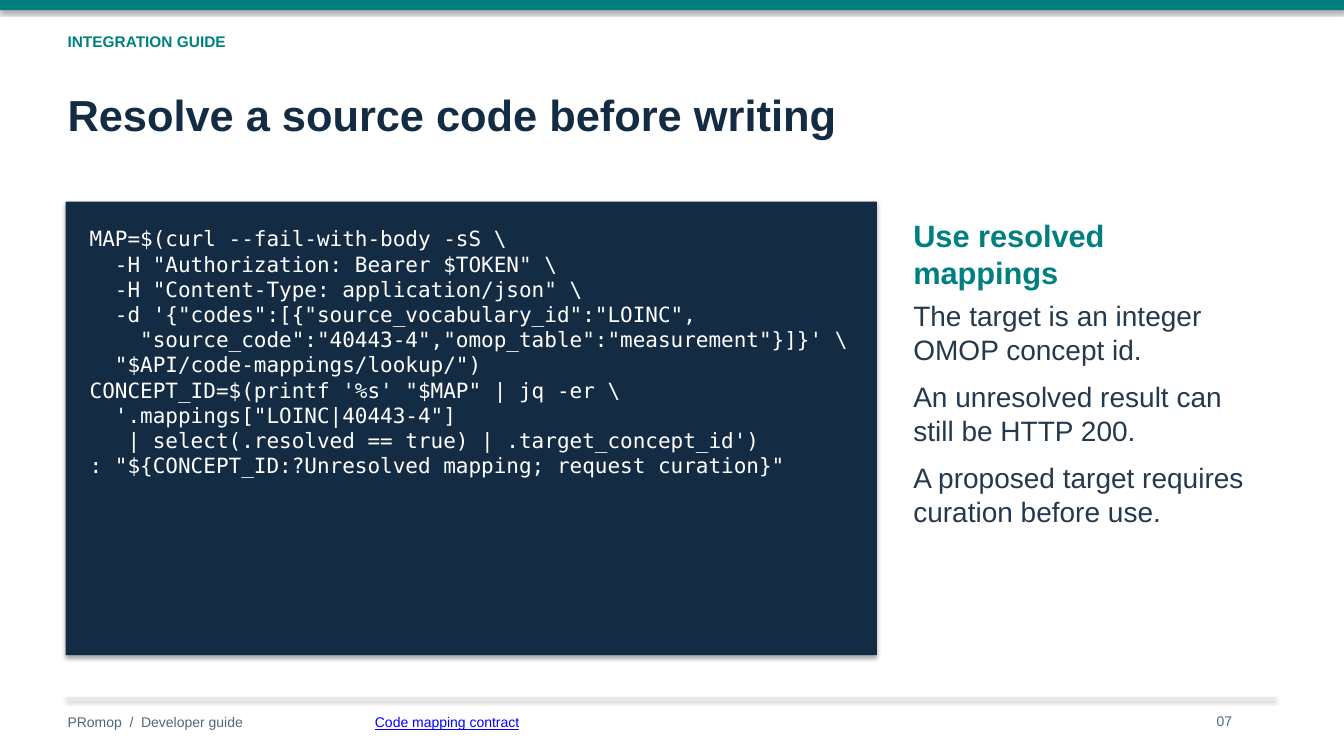
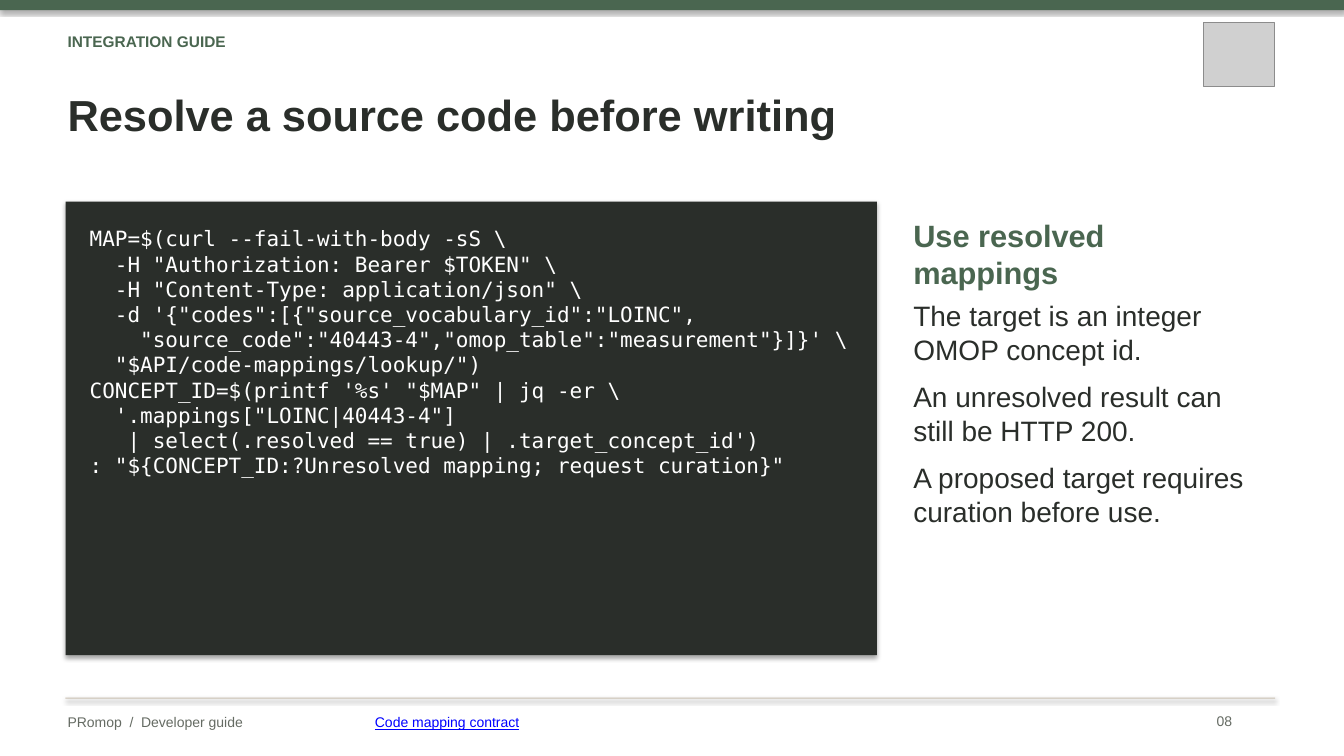
Before and after one commit to healthkey-ai/promop, a slide deck: slide 8 of PRomop_Developer_Guide.pptx (slide 7 before the commit). Drawn at 1344x756 pixels with LibreOffice and Linux fonts; fonts in the diff are those of the drawing; grey boxes stand for pictures. Boxes give left, top, right and bottom in pixels: in the first picture for what was removed or moved away, otherwise in the second. Text is boxed around its words. In the diff, an @@ line names an element or a change of style, - is before the commit and + after.

Commit message:
docs: refresh developer guide branding and architecture [skip ci]

```diff
--- a/PRomop_Developer_Guide.pptx
+++ b/PRomop_Developer_Guide.pptx
@@ rectangle at (0,0,1344,10): fill #007F80 to #4A6650 @@
@@ picture added at (1204,22,1274,87) @@
@@ text "INTEGRATION GUIDE" at (68,36,226,47): text colour #007F80 to #4A6650 @@
@@ text "Resolve a source code before ..." at (68,99,836,139): text colour #142C43 to #2A2E2A @@
@@ rectangle at (66,202,877,655): fill #142C43 to #2A2E2A @@
@@ text "Use resolved mappings" at (913,224,1104,290): text colour #007F80 to #4A6650 @@
@@ text "The target is an integer ..." at (913,305,1243,523): text colour #24394B to #2A2E2A @@
@@ text "PRomop / Developer guide" at (68,717,243,730): text colour #52677A to #656B63 @@
@@ rectangle at (66,698,1275,699): fill #D7E1E7 to #C9BFB0 @@
@@ text at (1217,716,1233,726): text changed; text colour #52677A to #656B63 @@
-07
+08
```
Also in this commit, not shown: 26 other slides changed, 3 slides added.
